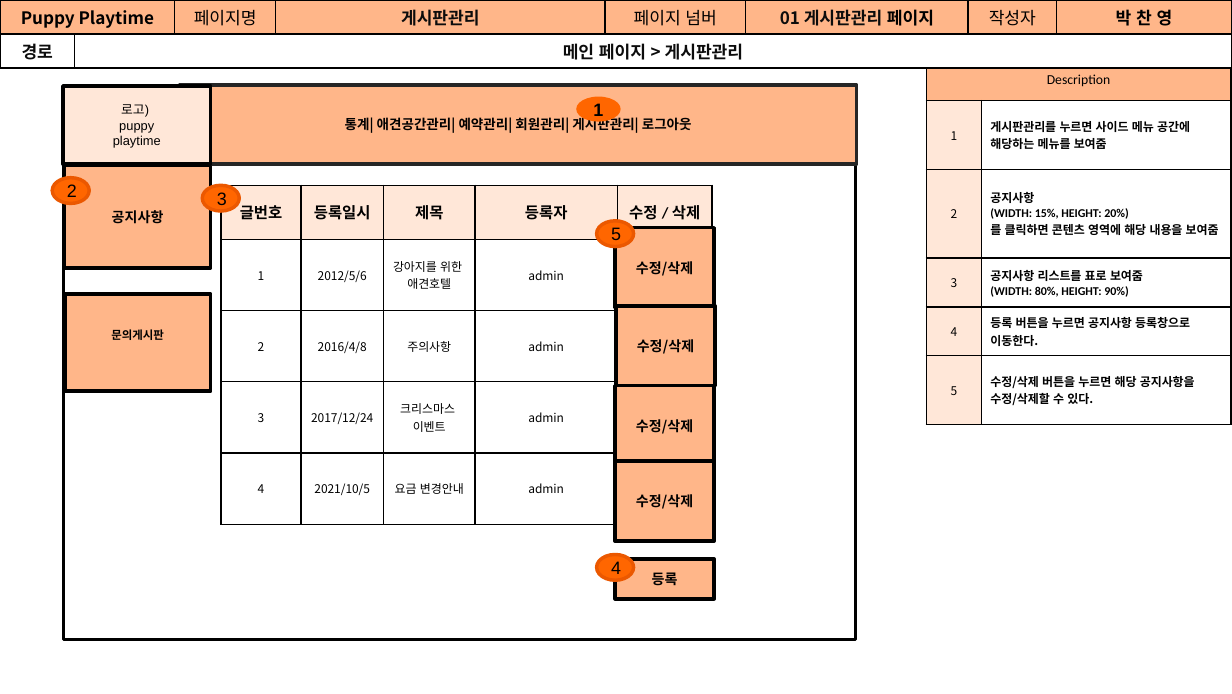
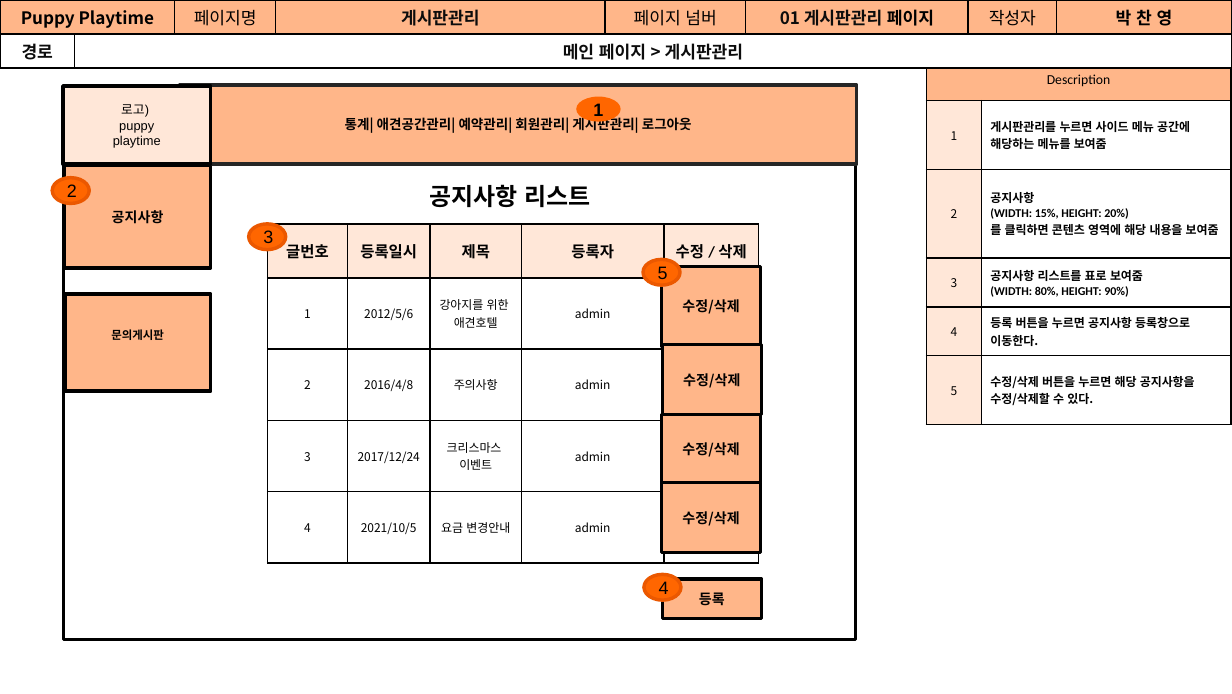
Before and after one commit to Jogging-Kim-Chaebak/PuppyPlaytime, a slide deck: slide 27 of 프로젝트 산출물/9. 스토리보드/Puppy Playtime 관리자 스토리보드.pptx. Drawn at 1232x694 pixels with LibreOffice and Linux fonts; fonts in the diff are those of the drawing. Boxes give left, top, right and bottom in pixels: in the first picture for what was removed or moved away, otherwise in the second. Text is boxed around its words. In the diff, an @@ line names an element or a change of style, - is before the commit and + after.

Commit message:
박찬영 관리자 요구사항, 스토리보드 수정 반영

```diff
--- a/프로젝트 산출물/9. 스토리보드/Puppy Playtime 관리자 스토리보드.pptx
+++ b/프로젝트 산출물/9. 스토리보드/Puppy Playtime 관리자 스토리보드.pptx
@@ text added at [429,184,590,207], 14 pt, text #000000, bold @@
+공지사항 리스트
@@ 2 ellipses, 1 table, 1 rectangle: place and size @@
-2 ellipses, 1 table, 1 rectangle at [202,185,713,521]
+2 ellipses, 1 table, 1 rectangle at [249,224,760,561]
@@ rectangle "수정/삭제": place and size @@
-rectangle "수정/삭제" at [616,306,715,386]
+rectangle "수정/삭제" at [663,345,761,415]
@@ rectangle "수정/삭제": place and size @@
-rectangle "수정/삭제" at [615,386,713,466]
+rectangle "수정/삭제" at [662,414,760,482]
@@ rectangle "수정/삭제": place and size @@
-rectangle "수정/삭제" at [615,461,713,541]
+rectangle "수정/삭제" at [662,483,760,553]
@@ ellipse "4": place and size @@
-ellipse "4" at [596,554,633,580]
+ellipse "4" at [644,574,681,600]
@@ rectangle "등록": place and size @@
-rectangle "등록" at [615,558,713,598]
+rectangle "등록" at [663,579,761,618]
```
Also in this commit, not shown: 23 other slides changed, 1 slide removed, 3 other files.
